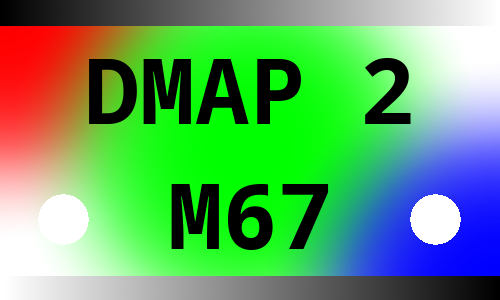
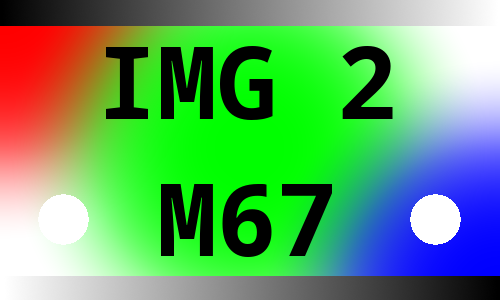
Layers edited between the first and the second 500 x 300 image:
renamed "DMAP 2 ..." to "IMG 2 ...", painted on it over [89, 46, 411, 257]
